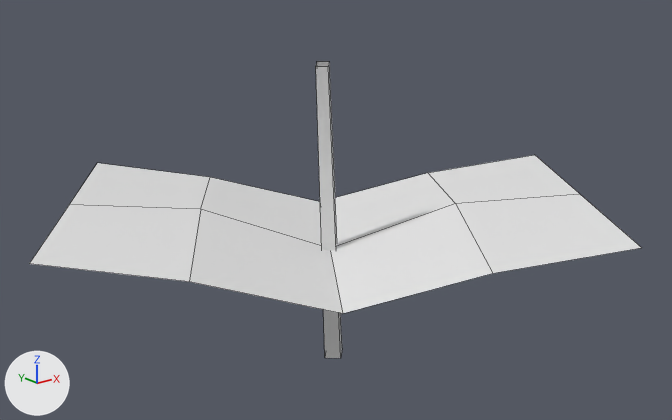
An edit to the OBJ model src/main/resources/assets/stonedew/models/block/plants/plant_0_2_0_lod.obj, drawn before and after from the same camera.
Rendered twice from a camera (50 mm lens) standing at (0.203, -0.874, 0.233) and looking at (0.491, -0.514, 0.089). The axes (+X, +Y, +Z) are drawn at lower left. The lights are the same throughout. The picture after the commit comes second. Mesh edges are drawn as thin lines. Materials are left out; every surface is plain grey. Where no turn or scale is listed for an object, it has been applied to the vertices. Vertices at exactly the same position are counted once.

Objects in the first picture: 'model'.
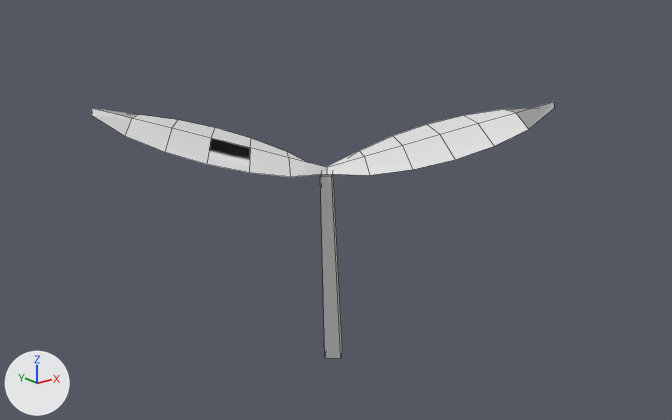
What changed in the scene script:
```text
Change me_model:
    used by ob_model
    verts and faces of me_model; kept vertices keep their numbers, new ones are numbered from 23
    before: 0 (0.506, -0.5, 0.001) at pixel (342, 348), 1 (0.5, -0.494, 0.001), 2 (0.469, -0.527, 0.17) at pixel (316, 61), 3 (0.473, -0.531, 0.17) at pixel (329, 61), 4 (0.494, -0.5, -0.001) at pixel (324, 357)
    before: 5 (0.465, -0.531, 0.168) at pixel (315, 66), 6 (0.5, -0.506, -0.001) at pixel (340, 358), 7 (0.469, -0.535, 0.168) at pixel (328, 66)
    remove me_model.from_pydata(...)  # 23 vertices, 12 faces; spans x 0.331..0.643, y -0.657..-0.369, z -0.001..0.17
    add me_model.from_pydata(...)  # 47 vertices, 28 faces; spans x 0.385..0.573, y -0.594..-0.447, z -0.001..0.147
    me_model part 1: a new loose piece of 39 vertices spanning x 0.385..0.573, y -0.594..-0.447, z 0.113..0.147
    me_model part 2: the loose piece of 15 vertices spanning x 0.331..0.643, y -0.657..-0.369, z 0.069..0.096 is deleted
    me_model part 3
    add delete_vertices([2, 3, 5, 7])  # with the faces that use them
    add verts[23] = (0.479, -0.517, 0.113)
    add verts[24] = (0.483, -0.521, 0.113)
    add verts[25] = (0.475, -0.521, 0.112)  # pixel (320, 175)
    add verts[26] = (0.479, -0.525, 0.112)  # pixel (331, 176)
    add faces += [(0, 1, 23, 24), (1, 4, 25, 23), (4, 6, 26, 25), (0, 24, 26, 6)]
```

Pixel boxes (x1, y1, x2, y2) of what changed, in the pictures (672 x 420 px; the box of a moved part takes in the faces that stretch with it):
'model', reshaped (24% narrower, 14% shorter): before (30, 61, 641, 358); after (91, 102, 554, 358)
part 1 of me_model, added: after (91, 102, 554, 177)
part 2 of me_model, deleted: before (30, 155, 641, 314)
part 3 of me_model, moved or reshaped: before (316, 61, 342, 358); after (320, 174, 342, 358)
